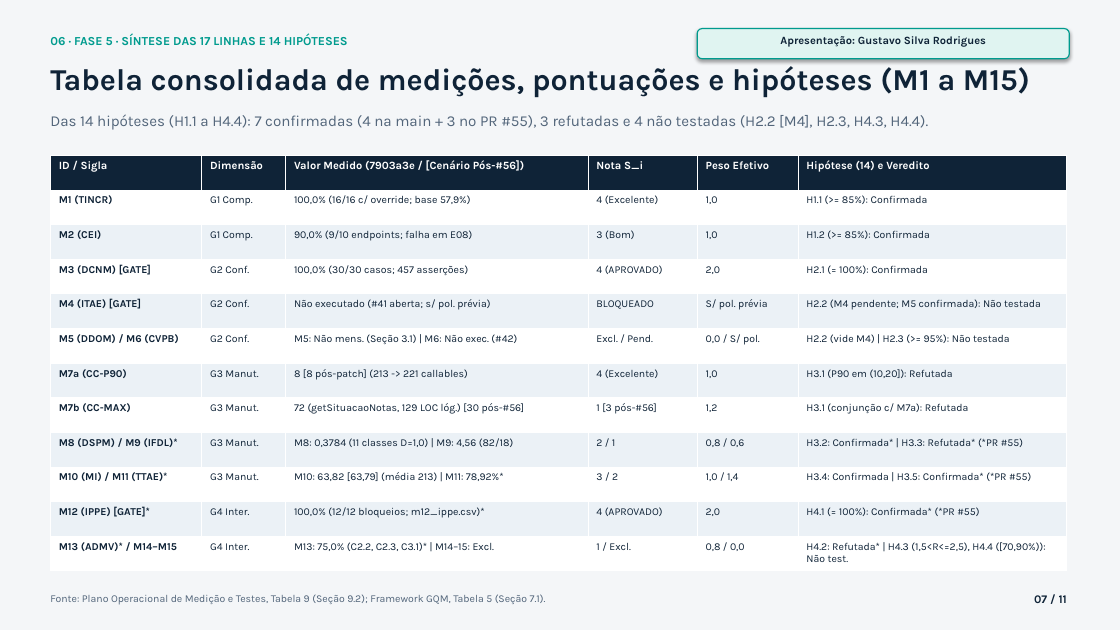
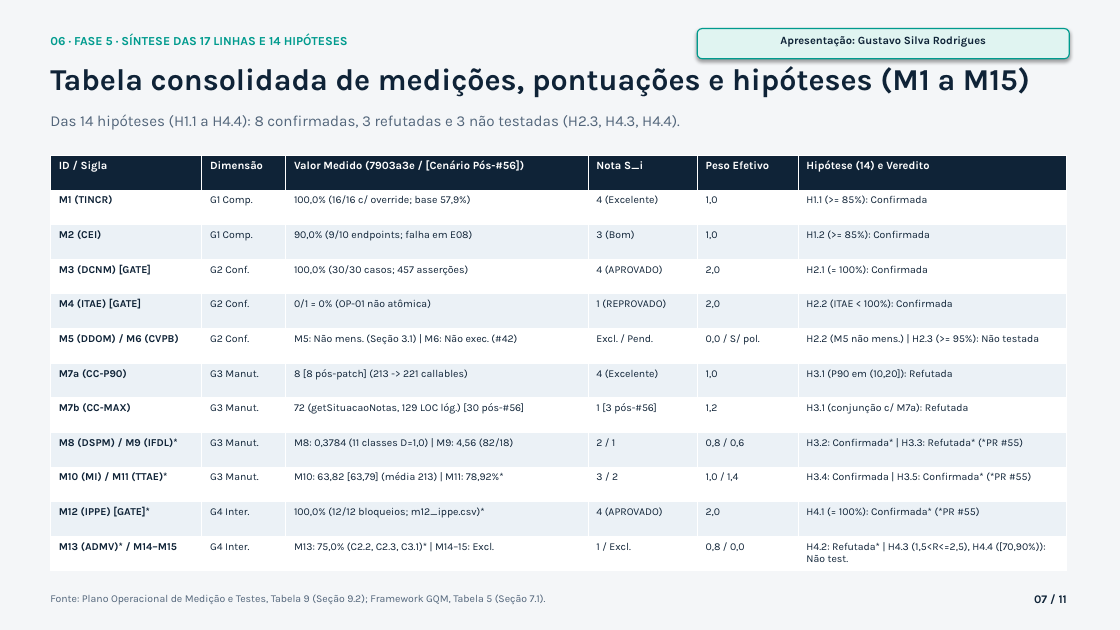
Before and after one commit to FCTE-Qualidade-de-Software-1/2026-2_T02_GRACE_HOPPER, a slide deck: slide 7 of docs/apresentacao_pc2.pptx. Drawn at 1120x630 pixels with LibreOffice and Linux fonts; fonts in the diff are those of the drawing. Boxes give left, top, right and bottom in pixels: in the first picture for what was removed or moved away, otherwise in the second. Text is boxed around its words. In the diff, an @@ line names an element or a change of style, - is before the commit and + after.

Commit message:
docs(fase4): reconciliar horas da E2 e atualizar slides do PC2 com o Gate M4 reprovado (#41)
- Totais da Entrega 2 passam para 60h / R$ 3.000,00 em 11 issues executadas
  (acumulado E1+E2: 132h / R$ 6.600,00) no README, gestão, horas-custos e registro.
- Slides do PC2: Gate M4 reprovado (ITAE = 0%), H2.2 confirmada (8/3/3),
  causa da Classe C, cenário de sensibilidade e orçamento atualizados; PDF regenerado.

```diff
--- a/docs/apresentacao_pc2.pptx
+++ b/docs/apresentacao_pc2.pptx
@@ text at <box>50,114,680,130</box>: text changed @@
-Das 14 hipóteses (H1.1 a H4.4): 7 confirmadas (4 na main + 3 no PR #55), 3 refutadas e 4 não testadas (H2.2 [M4], H2.3, H4.3, H4.4).
+Das 14 hipóteses (H1.1 a H4.4): 8 confirmadas, 3 refutadas e 3 não testadas (H2.3, H4.3, H4.4).
@@ table at <box>50,155,1067,571</box> @@
-row 5: M4 (ITAE) [GATE] | G2 Conf. | Não executado (#41 aberta; s/ pol. prévia) | BLOQUEADO | S/ pol. prévia | H2.2 (M4 pendente; M5 confirmada): Não testada
+row 5: M4 (ITAE) [GATE] | G2 Conf. | 0/1 = 0% (OP-01 não atômica) | 1 (REPROVADO) | 2,0 | H2.2 (ITAE < 100%): Confirmada
-row 6, column 6: H2.2 (vide M4) | H2.3 (>= 95%): Não testada
+row 6, column 6: H2.2 (M5 não mens.) | H2.3 (>= 95%): Não testada
```
Also in this commit, not shown: 6 other slides changed, 5 other files.
